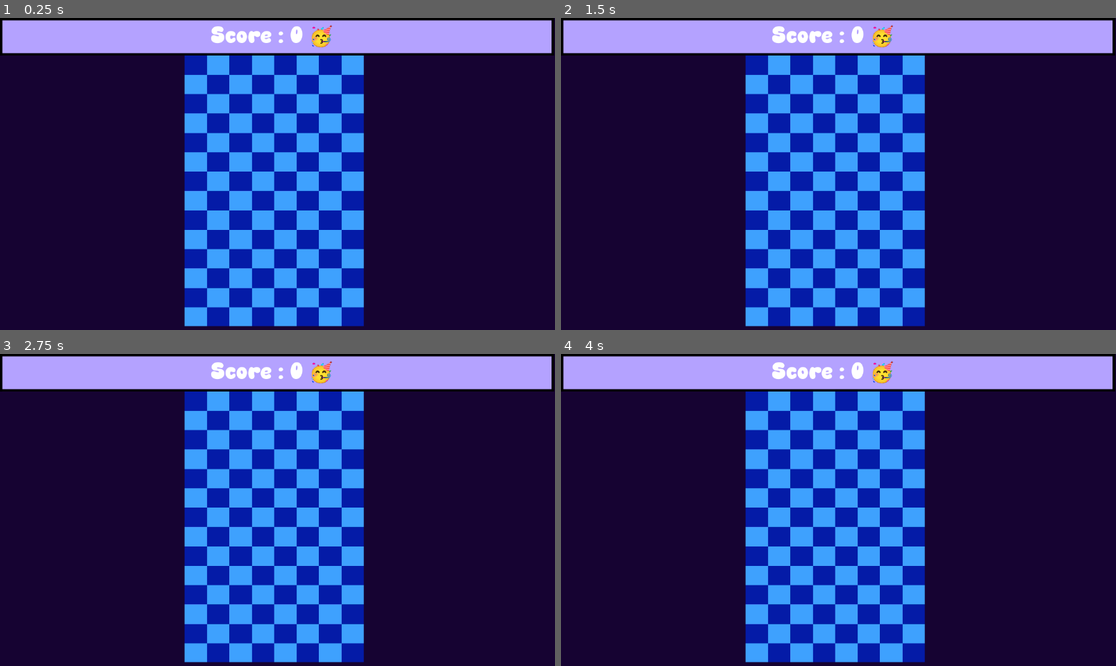
Above: before the commit, frames 1-4 (two rows, left to right).
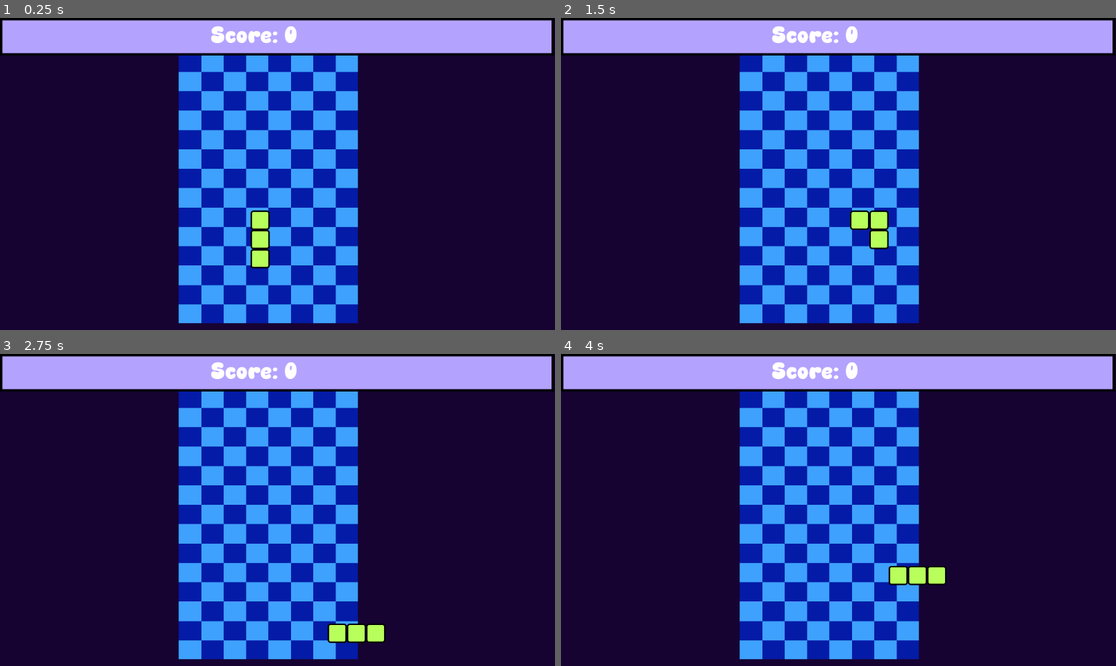
Above: after the commit, the same moments.

Repository: speed987185/Mini-Game-Hub
Game: Godot game, scene res://scenes/snakey_game.tscn
Same seed, same stepped clock (60 frames per second), same inputs: the game is played once before the commit and once after it. This scene is started directly instead of the project's main scene.
Inputs (mouse positions are in pixels of both pictures, inside the frame that each line leads up to):
- Up to frame 1 (0.25 s): no input
- Up to frame 2 (1.5 s): tap Enter at 0.5 s; move the mouse to (960, 158) at 0.52 s; hold Right (ui_right) 0.53-1.28 s; tap Alt at 0.6 s; click (960, 158) at 0.67 s; tap Space (flap) at 0.77, 1.07 s; move the mouse to (727, 189) at 1.27 s; hold Down (ui_down) from 1.28 s (still down); tap Shift at 1.35 s
- Up to frame 3 (2.75 s): tap Space (flap) at 1.52, 1.82 s; move the mouse to (333, 441) at 2.02 s; release Down (ui_down) at 2.03 s; hold Right (ui_right) from 2.03 s (still down); tap Alt at 2.1 s
- Up to frame 4 (4 s): move the mouse to (810, 572) at 2.77 s; release Right (ui_right) at 2.78 s; hold Up (ui_up) 2.78-3.53 s; tap Shift at 2.85 s; click (810, 572) at 2.92 s; tap Space (flap) at 3.02, 3.32, 3.77 s; move the mouse to (1005, 556) at 3.52 s; hold Left (ui_left) from 3.53 s (still down); tap Alt at 3.6 s

The runs differ from the first frame. In frame 1, 12% of the frame differs, in the area x 32-66%, y 2-99%; in frame 2, 12%; in frame 3, 12%, in the area x 32-70%, y 2-99%; in frame 4, 12%.

Commit message:
almost completed the snake need to make a dying logic and play again menu

Diff:
--- a/project.godot
+++ b/project.godot
@@ -32,6 +32,30 @@
 , Object(InputEventKey,"resource_local_to_scene":false,"resource_name":"","device":-1,"window_id":0,"alt_pressed":false …(183 unchanged characters)…
 ]
 }
+up={
+"deadzone": 0.2,
+"events": [Object(InputEventKey,"resource_local_to_scene":false,"resource_name":"","device":-1,"window_id":0,"alt_pressed":false,"shift_pressed":false,"ctrl_pressed":false,"meta_pressed":false,"pressed":false,"keycode":0,"physical_keycode":87,"key_label":0,"unicode":119,"location":0,"echo":false,"script":null)
+, Object(InputEventKey,"resource_local_to_scene":false,"resource_name":"","device":-1,"window_id":0,"alt_pressed":false,"shift_pressed":false,"ctrl_pressed":false,"meta_pressed":false,"pressed":false,"keycode":0,"physical_keycode":4194320,"key_label":0,"unicode":0,"location":0,"echo":false,"script":null)
+]
+}
+down={
+"deadzone": 0.2,
+"events": [Object(InputEventKey,"resource_local_to_scene":false,"resource_name":"","device":-1,"window_id":0,"alt_pressed":false,"shift_pressed":false,"ctrl_pressed":false,"meta_pressed":false,"pressed":false,"keycode":0,"physical_keycode":83,"key_label":0,"unicode":115,"location":0,"echo":false,"script":null)
+, Object(InputEventKey,"resource_local_to_scene":false,"resource_name":"","device":-1,"window_id":0,"alt_pressed":false,"shift_pressed":false,"ctrl_pressed":false,"meta_pressed":false,"pressed":false,"keycode":0,"physical_keycode":4194322,"key_label":0,"unicode":0,"location":0,"echo":false,"script":null)
+]
+}
+left={
+"deadzone": 0.2,
+"events": [Object(InputEventKey,"resource_local_to_scene":false,"resource_name":"","device":-1,"window_id":0,"alt_pressed":false,"shift_pressed":false,"ctrl_pressed":false,"meta_pressed":false,"pressed":false,"keycode":0,"physical_keycode":65,"key_label":0,"unicode":97,"location":0,"echo":false,"script":null)
+, Object(InputEventKey,"resource_local_to_scene":false,"resource_name":"","device":-1,"window_id":0,"alt_pressed":false,"shift_pressed":false,"ctrl_pressed":false,"meta_pressed":false,"pressed":false,"keycode":0,"physical_keycode":4194319,"key_label":0,"unicode":0,"location":0,"echo":false,"script":null)
+]
+}
+right={
+"deadzone": 0.2,
+"events": [Object(InputEventKey,"resource_local_to_scene":false,"resource_name":"","device":-1,"window_id":0,"alt_pressed":false,"shift_pressed":false,"ctrl_pressed":false,"meta_pressed":false,"pressed":false,"keycode":0,"physical_keycode":68,"key_label":0,"unicode":100,"location":0,"echo":false,"script":null)
+, Object(InputEventKey,"resource_local_to_scene":false,"resource_name":"","device":-1,"window_id":0,"alt_pressed":false,"shift_pressed":false,"ctrl_pressed":false,"meta_pressed":false,"pressed":false,"keycode":0,"physical_keycode":4194321,"key_label":0,"unicode":0,"location":0,"echo":false,"script":null)
+]
+}
 
 [physics]
 
--- a/scenes/Snakey_hud.tscn
+++ b/scenes/Snakey_hud.tscn
@@ -25,4 +25,4 @@
 offset_bottom = 64.0
 grow_horizontal = 2
 theme_override_font_sizes/font_size = 50
-text = "Score : 0 🥳"
+text = "Score : 0 "
--- a/scenes/snakey_game.tscn
+++ b/scenes/snakey_game.tscn
@@ -28,6 +28,11 @@
 color = Color(0.08627451, 0.011764706, 0.19607843, 1)
 
 [node name="Sprite2D" type="Sprite2D" parent="." unique_id=2137830237]
-position = Vector2(569.00006, 359)
+position = Vector2(557, 353)
 scale = Vector2(0.15864116, 0.1373308)
 texture = ExtResource("2_vw4fs")
+
+[node name="MoveTimer" type="Timer" parent="." unique_id=788736074]
+wait_time = 0.2
+
+[connection signal="timeout" from="MoveTimer" to="." method="_on_move_timer_timeout"]
--- a/scripts/snakey_game.gd
+++ b/scripts/snakey_game.gd
@@ -2,19 +2,103 @@
 
 @export var snake_scene : PackedScene
 
-var score : int
+var score : int = 0
 var game_started : bool = false
-var cells : int = 20
-var cell_size : int = 50
 
-var old_data : Array
-var snake_data : Array
-var snake : Array
-# Called when the node enters the scene tree for the first time.
+var grid_width : int = 14
+var grid_height : int = 8
+var cell_size : int = 40
+
+var snake_data : Array[Vector2] = []
+var snake : Array = []  # Array of node instances
+
+var move_direction : Vector2 = Vector2.DOWN
+var can_move : bool = true
+
+@onready var move_timer : Timer = $MoveTimer
+@onready var score_label = $Hud.get_node("ScoreLabel")
+
 func _ready() -> void:
-	pass # Replace with function body.
+	new_game()
 
+func new_game() -> void:
+	score = 0
+	score_label.text = "Score: " + str(score)
+	move_direction = Vector2.DOWN
+	can_move = true
+	game_started = false
 
-# Called every frame. 'delta' is the elapsed time since the previous frame.
-func _process(delta: float) -> void:
-	pass
+	# Clear old snake if restarting
+	for segment in snake:
+		segment.queue_free()
+	snake.clear()
+	snake_data.clear()
+
+	generate_snake()
+
+func generate_snake() -> void:
+	var pos = Vector2(13, 10)  # Better starting position in the middle (adjust if needed)
+	for i in range(3):
+		add_segment(pos)
+		pos += Vector2.DOWN
+
+func add_segment(pos: Vector2) -> void:
+	snake_data.append(pos)
+	var segment = snake_scene.instantiate()
+	segment.position = pos * cell_size   # No extra + Vector2(0, cell_size) here
+	add_child(segment)
+	snake.append(segment)
+
+func _process(_delta: float) -> void:
+	handle_input()
+
+func handle_input() -> void:
+	if not can_move:
+		return
+
+	if Input.is_action_just_pressed("ui_down") and move_direction != Vector2.UP:
+		move_direction = Vector2.DOWN
+		can_move = false
+		if not game_started:
+			start_game()
+
+	elif Input.is_action_just_pressed("ui_up") and move_direction != Vector2.DOWN:
+		move_direction = Vector2.UP
+		can_move = false
+		if not game_started:
+			start_game()
+
+	elif Input.is_action_just_pressed("ui_left") and move_direction != Vector2.RIGHT:
+		move_direction = Vector2.LEFT
+		can_move = false
+		if not game_started:
+			start_game()
+
+	elif Input.is_action_just_pressed("ui_right") and move_direction != Vector2.LEFT:
+		move_direction = Vector2.RIGHT
+		can_move = false
+		if not game_started:
+			start_game()
+
+func start_game() -> void:
+	game_started = true
+	move_timer.start()
+
+func _on_move_timer_timeout() -> void:
+	# === ACTUAL MOVEMENT HAPPENS HERE ===
+	can_move = true
+
+	var old_data = snake_data.duplicate()  # Better than [] + array in GDScript 4
+
+	# Move head
+	snake_data[0] += move_direction
+
+	# Move body
+	for i in range(1, snake_data.size()):
+		snake_data[i] = old_data[i - 1]
+
+	# Update visual positions
+	for i in range(snake.size()):
+		snake[i].position = snake_data[i] * cell_size   # Clean position update
+
+	# TODO: Later add food collision, wall collision, self-collision here
